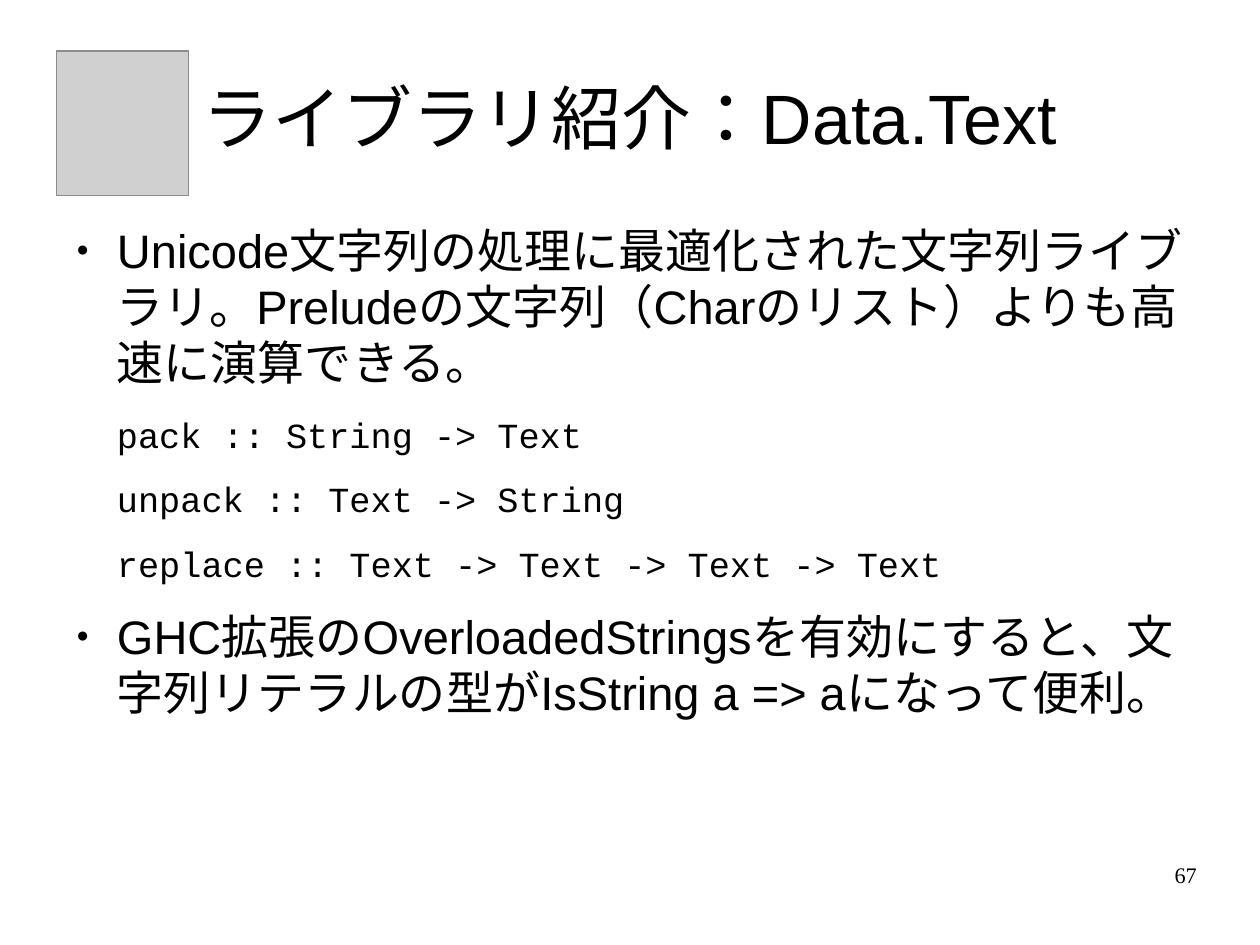
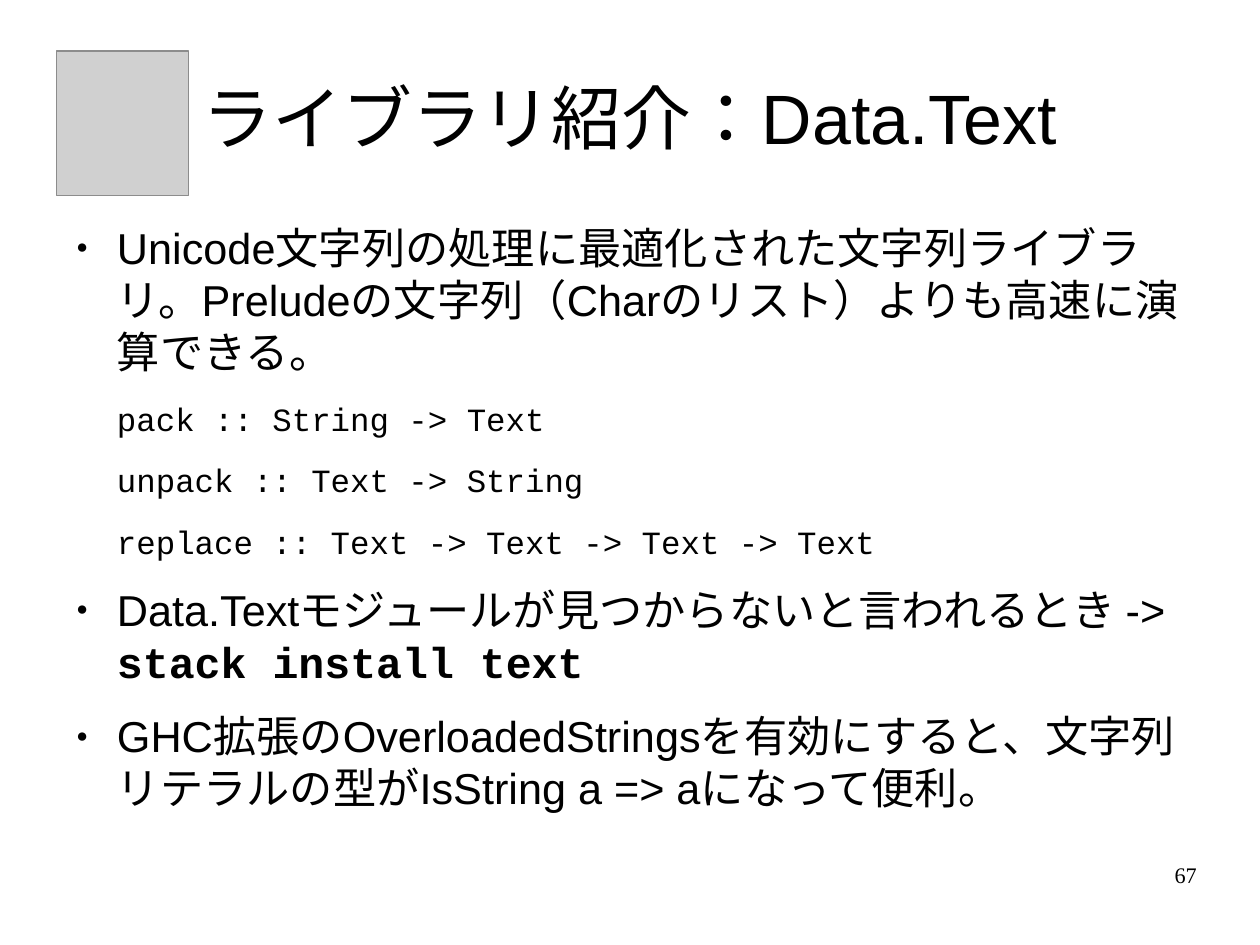
Before and after one commit to nushio3/learn-haskell, a slide deck: slide 67 of Tsukuba-2016.odp. Drawn at 1260x945 pixels with LibreOffice and Linux fonts; fonts in the diff are those of the drawing; grey boxes stand for pictures. Boxes give left, top, right and bottom in pixels: in the first picture for what was removed or moved away, otherwise in the second. Text is boxed around its words. In the diff, an @@ line names an element or a change of style, - is before the commit and + after.

```diff
--- a/Tsukuba-2016.odp
+++ b/Tsukuba-2016.odp
@@ text at (117,279,1179,813): size 29.6 to 27.2 pt in "Unicode文字列の処理に最適化された文字列ライブラリ。Preludeの文字列（Charのリスト）よりも高速に演算でき ...", "GHC拡張のOverloadedStringsを有効にすると、文字列リテラルの型がIsString a => aになって ..."; size 22.2 to 20.4 pt in "pack :: String -> Text", "unpack :: Text -> String", "replace :: Text -> Text -> Text ..." @@
@@ text at (117,591,1116,679): paragraph added @@
+● Data.Textモジュールが見つからないと言われるとき -> stack install text
```
Also in this commit, not shown: 3 slides added, 1 other file.
